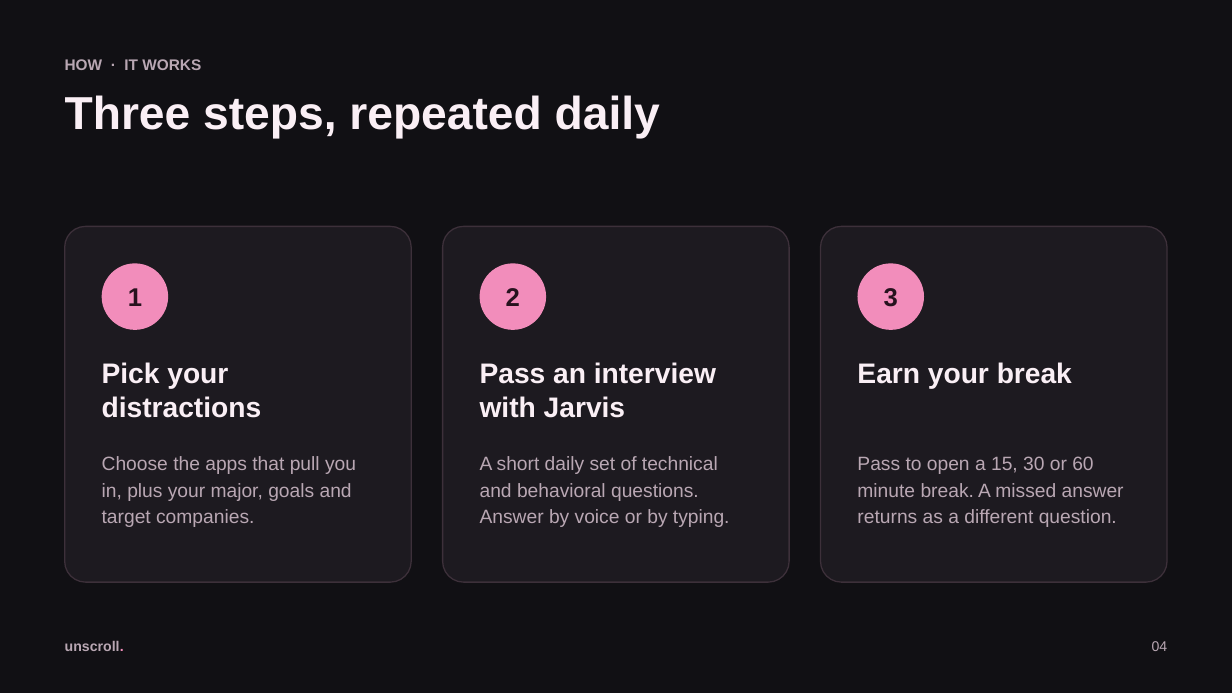
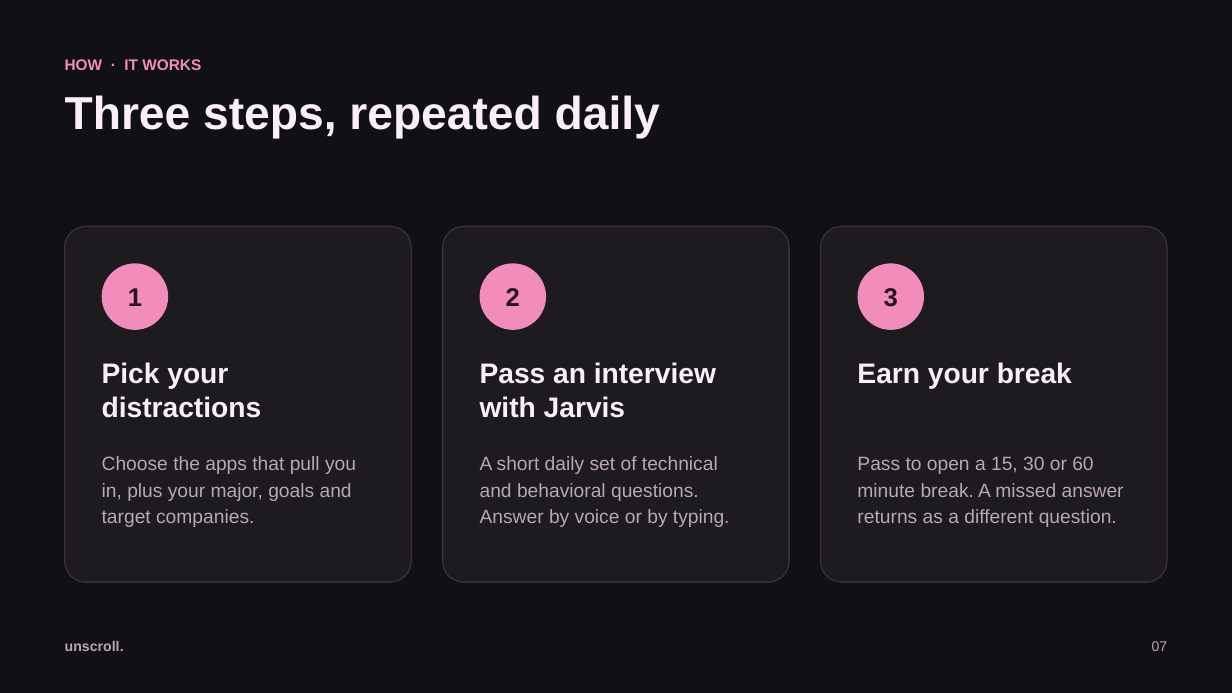
Before and after one commit to Charlesganu2004/Whitman-Hackathon, a slide deck: slide 7 of docs/presentation/Unscroll-pitch.pptx (slide 4 before the commit). Drawn at 1232x693 pixels with LibreOffice and Linux fonts; fonts in the diff are those of the drawing. Boxes give left, top, right and bottom in pixels: in the first picture for what was removed or moved away, otherwise in the second. Text is boxed around its words. In the diff, an @@ line names an element or a change of style, - is before the commit and + after.

```diff
--- a/docs/presentation/Unscroll-pitch.pptx
+++ b/docs/presentation/Unscroll-pitch.pptx
@@ text "HOW · IT WORKS" at [65,59,201,70]: text colour #B9A7B3 to #F28DBB @@
@@ text at [1152,641,1168,651]: text changed @@
-04
+07
```
Also in this commit, not shown: 7 other slides changed, 3 slides added, 1 slide removed, 1 other file.
